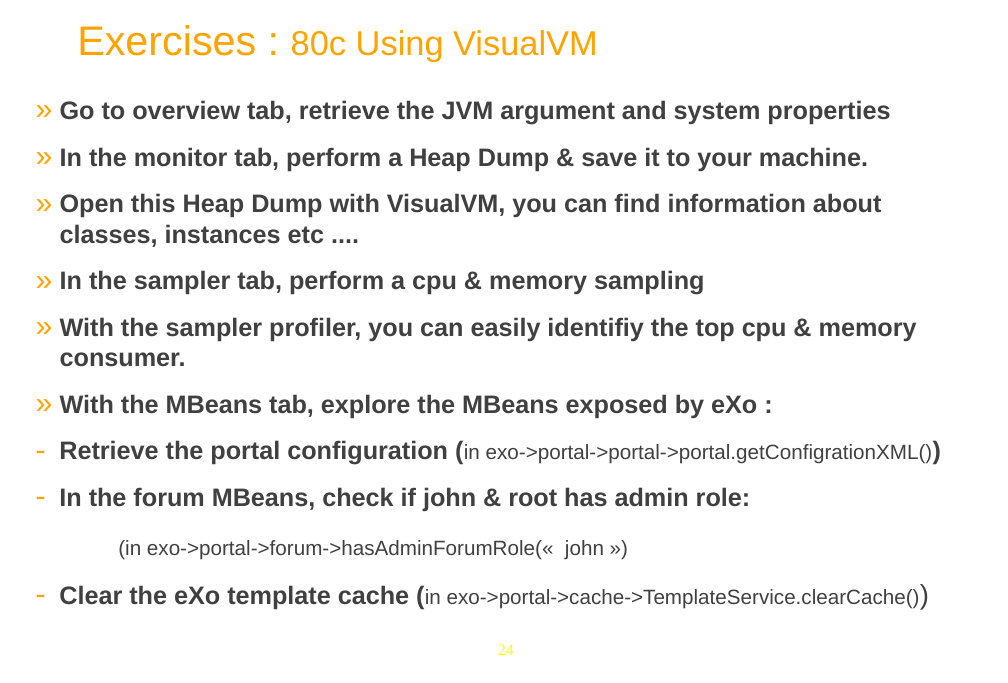
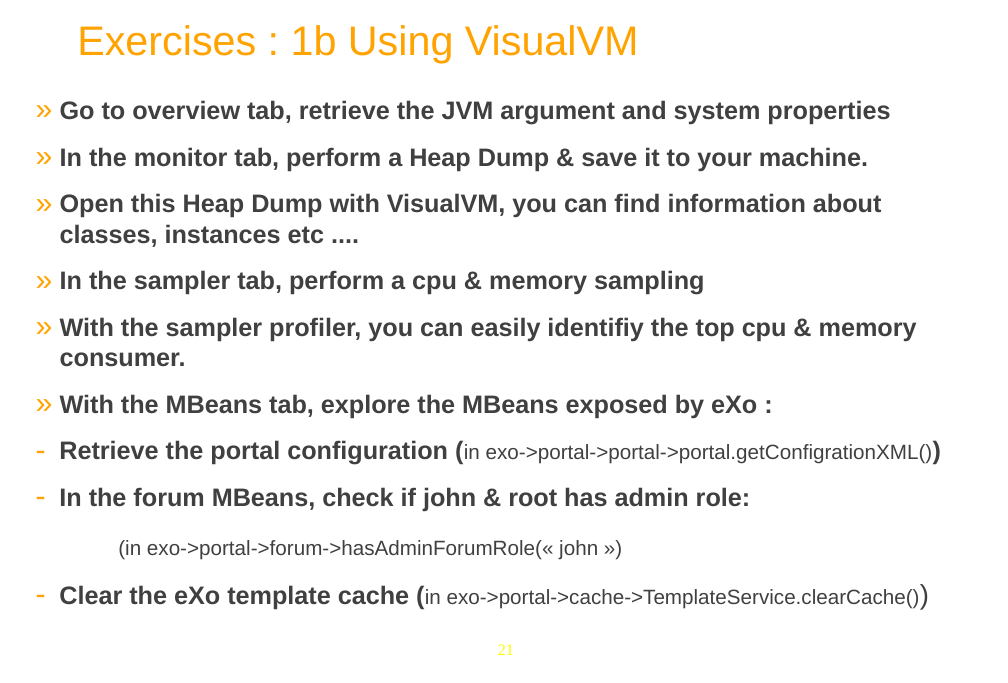
Before and after one commit to anhvurz90/training, a slide deck: slide 21 of exo-sysAdmin/980-JMX-XSys.pptx (slide 24 before the commit). Drawn at 1008x683 pixels with LibreOffice and Linux fonts; fonts in the diff are those of the drawing; background and template pictures are left out. Boxes give left, top, right and bottom in pixels: in the first picture for what was removed or moved away, otherwise in the second. Text is boxed around its words. In the diff, an @@ line names an element or a change of style, - is before the commit and + after.

```diff
--- a/exo-sysAdmin/980-JMX-XSys.pptx
+++ b/exo-sysAdmin/980-JMX-XSys.pptx
@@ title at [77, 25, 639, 63]: text changed; size 30 to 36 pt @@
-  Exercises : 80c Using VisualVM
+  Exercises : 1b Using VisualVM
@@ page number at [498, 644, 514, 655]: text changed @@
-24
+21
```
Also in this commit, not shown: 11 other slides changed, 2 slides removed, 4 other files.
